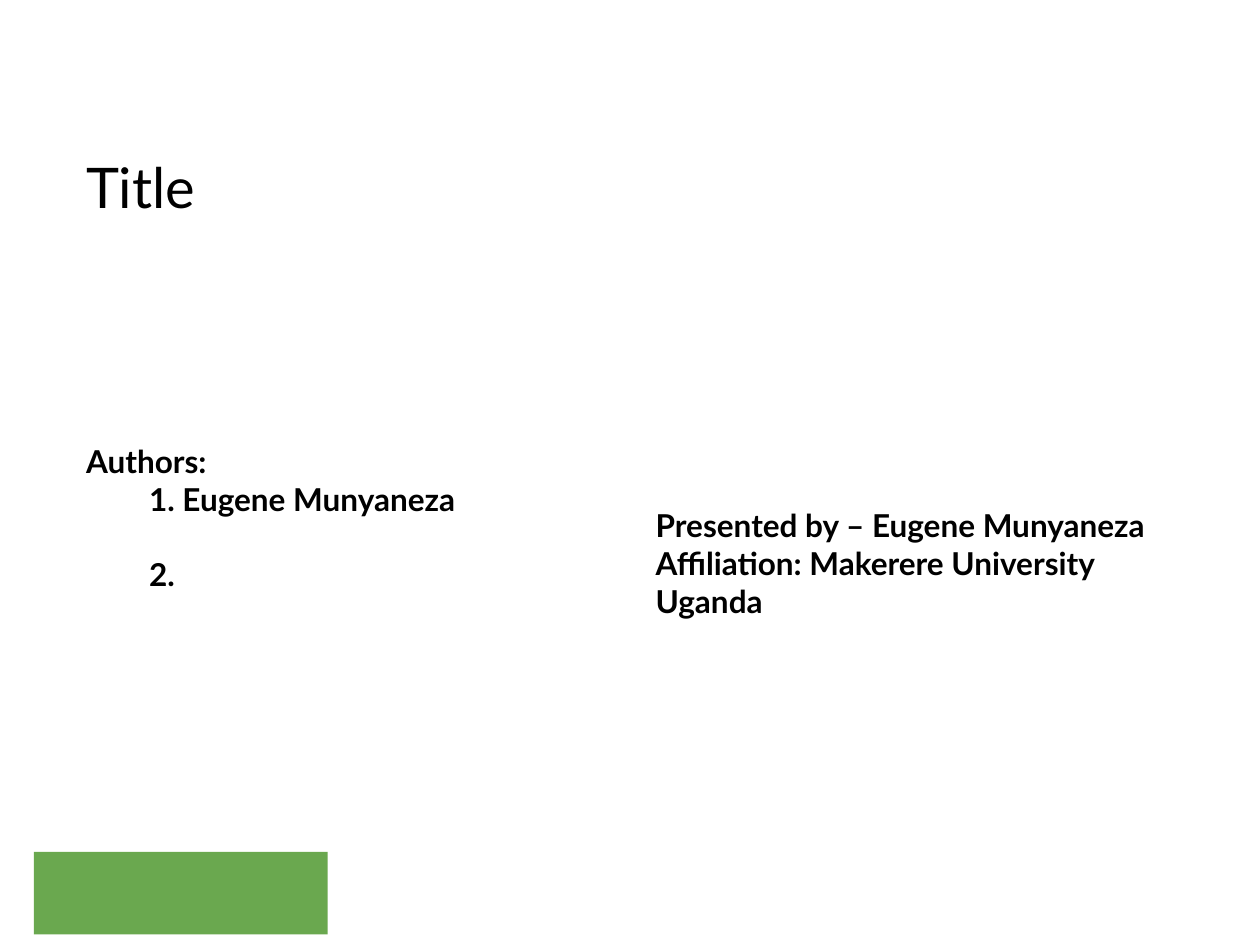
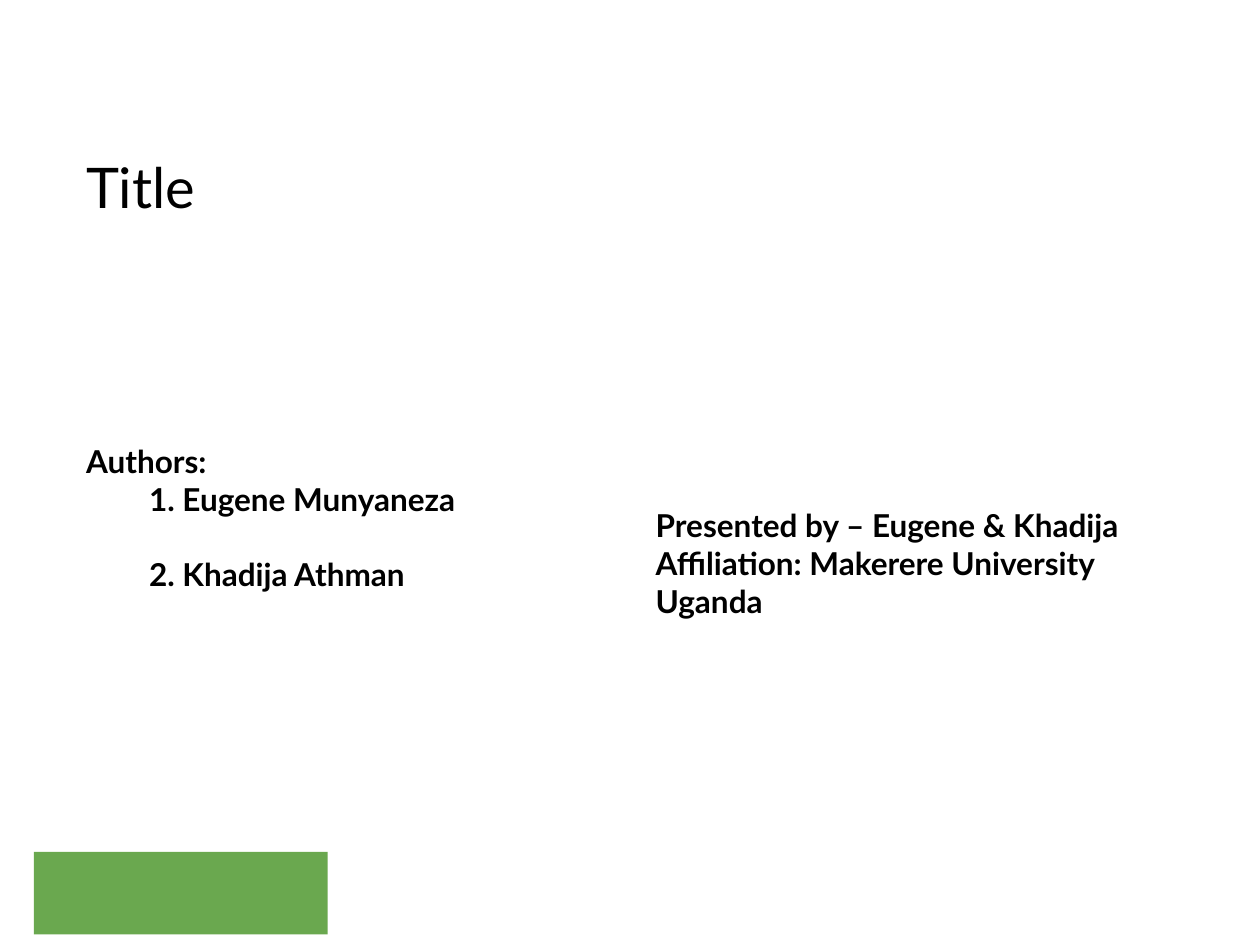
Before and after one commit to uginm102/MCSC-MUK, a slide deck: slide 1 of MCS7103-MachineLearning/Presentation.pptx. Drawn at 1260x945 pixels with LibreOffice and Linux fonts; fonts in the diff are those of the drawing; background and template pictures are left out. Boxes give left, top, right and bottom in pixels: in the first picture for what was removed or moved away, otherwise in the second. Text is boxed around its words. In the diff, an @@ line names an element or a change of style, - is before the commit and + after.

```diff
--- a/MCS7103-MachineLearning/Presentation.pptx
+++ b/MCS7103-MachineLearning/Presentation.pptx
@@ text at (x1=656, y1=513, x2=1118, y2=543): text changed @@
-Presented by – Eugene Munyaneza
+Presented by – Eugene & Khadija
@@ text at (x1=149, y1=562, x2=404, y2=592): text changed @@
-2.
+2. Khadija Athman
```
Also in this commit, not shown: 10 other slides changed, 9 slides added, 4 slides removed, 1 other file.
